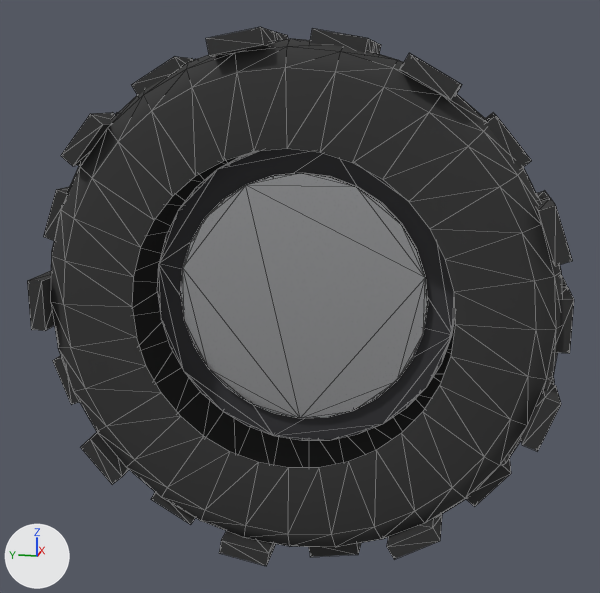
An edit to the glTF model assets/vehicles/wheel_offroad.glb, drawn before and after from the same camera.
Rendered twice from a camera (50 mm lens) standing at (-3.177, -0.638, 0.815) and looking at (0.005, -0.002, 0.02). The axes (+X, +Y, +Z) are drawn at lower left. The lights are the same throughout. The older version comes first. Mesh edges are drawn as thin lines. Vertices at exactly the same position are counted once.

Before the edit, the objects in view are built like this:
```python
me_wheel = bpy.data.meshes.new('wheel')
me_wheel.from_pydata(...)  # 1376 vertices, 2432 faces; spans x -0.27..0.27, y -1.03..1.03, z -1.03..1.03
# faces by material slot: [880, 124, 184, 472, 772]
me_wheel.materials.append(mat_tyre)  # dark grey #303030
me_wheel.materials.append(mat_trim)  # dark grey #38383c
me_wheel.materials.append(mat_rim)  # light grey #dadbdf
me_wheel.materials.append(mat_chrome)  # white #e1e2e5
me_wheel.materials.append(mat_rim_dark)  # dark grey #505055
ob_wheel = bpy.data.objects.new('wheel', me_wheel)
ob_wheel.location = (0.0, 0.0, 0.0)
```
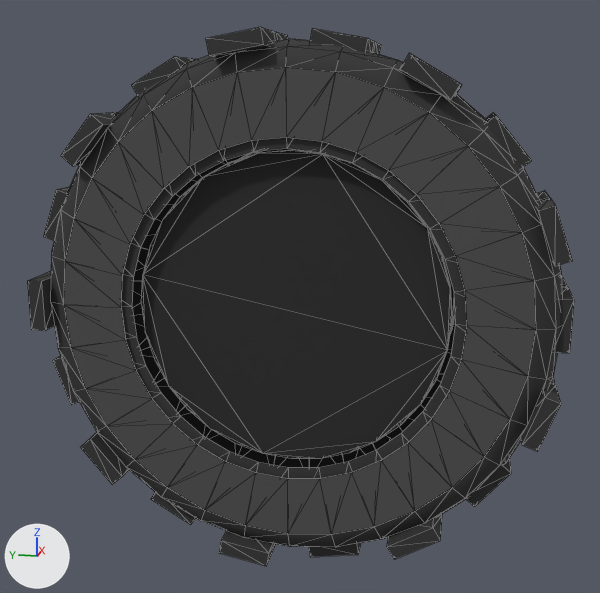
Changed parts and their boxes (x1, y1, x2, y2) in the pictures (600 x 593 px):
part 1 of me_wheel, added (black)
    after: (141, 150, 452, 458)
part 2 of me_wheel, deleted
    before: (157, 148, 455, 440)
part 3 of me_wheel, deleted
    before: (181, 173, 428, 418)
part 4 of me_wheel, added
    after: (64, 67, 536, 534)

The change, as a diff of the scene's bpy script:
```diff
--- a/assets/vehicles/wheel_offroad.glb.py
+++ b/assets/vehicles/wheel_offroad.glb.py
@@ mat_tyre_wall @@
+mat_tyre_wall = principled_material('tyre_wall')
+mat_tyre_wall.base_color = (0.07, 0.07, 0.07)  # dark grey #4b4b4b
+mat_tyre_wall.roughness = 0.8
@@ mat_liner @@
+mat_liner = principled_material('liner')
+mat_liner.base_color = (0.02, 0.02, 0.02)  # black #272727
+mat_liner.roughness = 0.9
@@ mat_disc @@
+mat_disc = principled_material('disc')
+mat_disc.base_color = (0.32, 0.32, 0.33)  # grey #99999b
+mat_disc.metallic = 0.8
+mat_disc.roughness = 0.45
@@ me_wheel @@
 # used by ob_wheel; location = (0.0, 0.0, 0.0)
-me_wheel.from_pydata(...)  # 1376 vertices, 2432 faces; spans x -0.27..0.27, y -1.03..1.03, z -1.03..1.03
+me_wheel.from_pydata(...)  # 1480 vertices, 2636 faces; spans x -0.27..0.27, y -1.03..1.03, z -1.03..1.03
+# me_wheel part 1: a new loose piece, a 32-sided cylinder along x spanning x -0.16..-0.12, y -0.608..0.608, z -0.608..0.608, in mat_liner (black #272727)
+# me_wheel part 2: the loose piece of 64 vertices spanning x 0.05..0.11, y -0.62..0.62, z -0.62..0.62 is deleted
+# me_wheel part 3: the loose piece of 56 vertices spanning x 0.02..0.06, y -0.51..0.51, z -0.51..0.51 is deleted
+# me_wheel part 4
+# 64 vertices are added at x -0.23..0.23, y -0.66..0.66, z -0.66..0.66
+# 128 new faces join them, mat_tyre_wall (dark grey #4b4b4b)
+# other edits to the shape of me_wheel do not show in these pictures
 me_wheel.materials.append(mat_tyre)
-me_wheel.materials.append(mat_trim)  # dark grey #38383c
 me_wheel.materials.append(mat_rim)
@@ me_wheel @@
 me_wheel.materials.append(mat_rim_dark)
+me_wheel.materials.append(mat_tyre_wall)  # dark grey #4b4b4b
+me_wheel.materials.append(mat_liner)  # black #272727
+me_wheel.materials.append(mat_disc)  # grey #99999b
```
